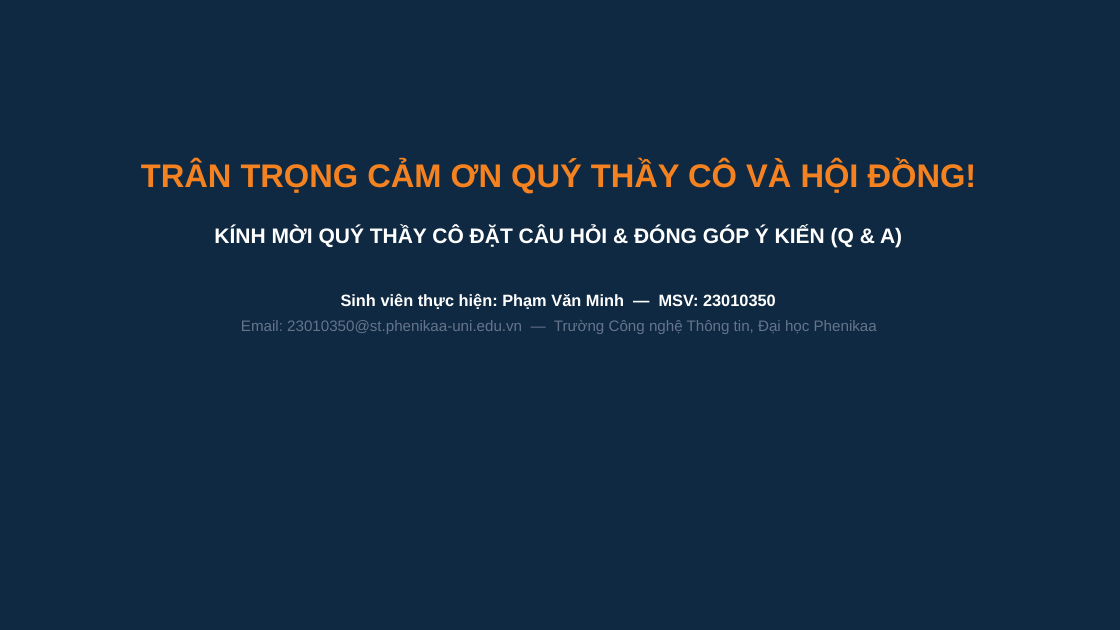
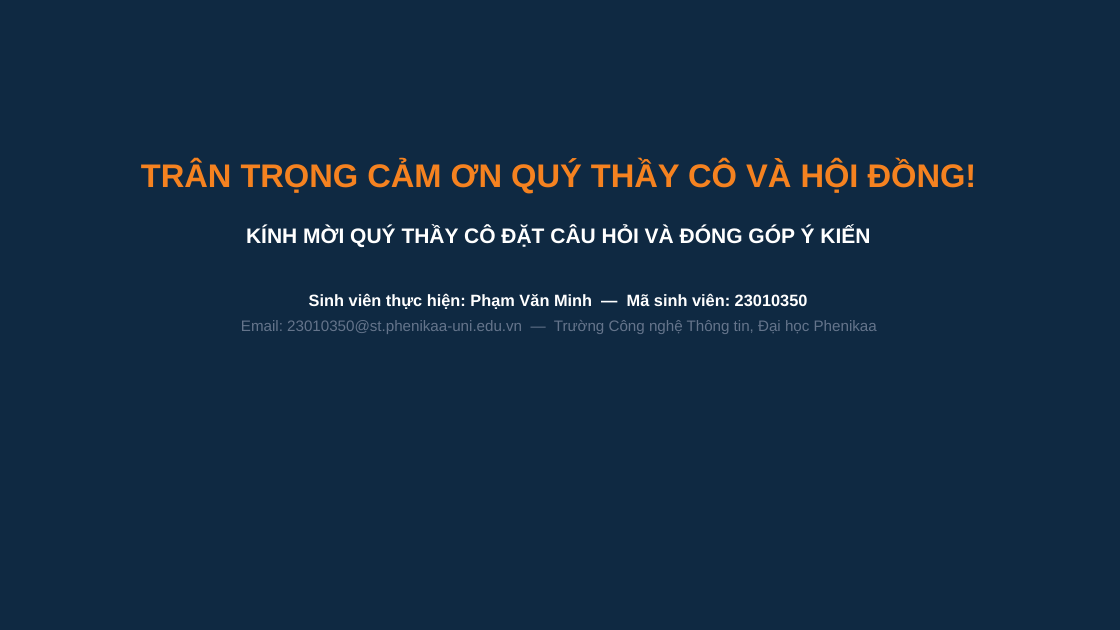
Before and after one commit to PVM-05/House-Prediction, a slide deck: slide 16 of docs/Slide_Bao_Ve_Du_An_House_Prediction.pptx. Drawn at 1120x630 pixels with LibreOffice and Linux fonts; fonts in the diff are those of the drawing. Boxes give left, top, right and bottom in pixels: in the first picture for what was removed or moved away, otherwise in the second. Text is boxed around its words. In the diff, an @@ line names an element or a change of style, - is before the commit and + after.

```diff
--- a/docs/Slide_Bao_Ve_Du_An_House_Prediction.pptx
+++ b/docs/Slide_Bao_Ve_Du_An_House_Prediction.pptx
@@ text at [246,227,870,309]: text changed; size 18 to 14 pt @@
-KÍNH MỜI QUÝ THẦY CÔ ĐẶT CÂU HỎI & ĐÓNG GÓP Ý KIẾN (Q & A)
-Sinh viên thực hiện: Phạm Văn Minh — MSV: 23010350
+KÍNH MỜI QUÝ THẦY CÔ ĐẶT CÂU HỎI VÀ ĐÓNG GÓP Ý KIẾN
+Sinh viên thực hiện: Phạm Văn Minh — Mã sinh viên: 23010350
```
Also in this commit, not shown: 15 other slides changed, 19 other files.
